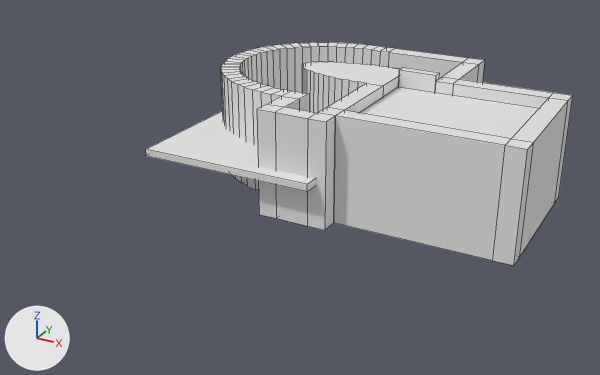
Before and after pictures for a commit that changed the Blender file Assets/LYJ/Meshes/building.blend.
Rendered twice from a 50 mm camera at (92.9, -205.5, 95.3) aimed at (-2.6, -32.0, 8.5). Lighting does not change. The marker at lower left points along +X, +Y and +Z. Mesh edges are drawn as thin lines.

Before the edit, the objects in view are built like this:
```python
me_cube = bpy.data.meshes.new('Cube')
me_cube.from_pydata(...)  # a box spanning x -13.6..28.4, y -27.2..7.8, z 24.5..26.5
me_cube.materials.append(mat_ceiling)  # white #e7e7e7
me_cube_001 = bpy.data.meshes.new('Cube.001')
me_cube_001.from_pydata(...)  # 24 vertices, 16 faces; spans x -53.7..9.5, y -41.4..30.8, z 23.2..42.2
# faces by material slot: [15, 1]
me_cube_001.materials.append(mat_wall)  # white #e7e7e7
me_cube_001.materials.append(mat_ceiling)  # white #e7e7e7
me_cube_002 = bpy.data.meshes.new('Cube.002')
me_cube_002.from_pydata(...)  # 503 vertices, 469 faces; spans x -45.9..54.4, y -3.8..69.5, z 0.7..29.8
me_cube_002.polygons.foreach_set('use_smooth', [True] * 469)
# faces by material slot: [384, 85]
me_cube_002.materials.append(mat_wall)  # white #e7e7e7
me_cube_002.materials.append(mat_wallblack)  # black #000000
ob_floor = bpy.data.objects.new('Floor', me_cube_001)
ob_floor.location = (8.8, 0.0, -10.7)
ob_topfloor = bpy.data.objects.new('TopFloor', me_cube)
ob_topfloor.location = (21.0, 0.0, 0.0)
ob_wall = bpy.data.objects.new('Wall', me_cube_002)
ob_wall.location = (0.0, -33.3, 0.0)
```
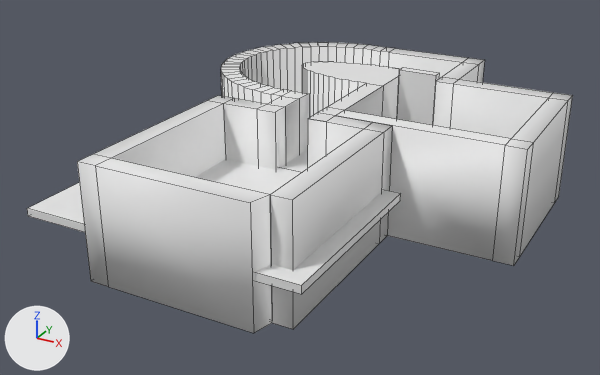
What differs and where, as boxes (x1, y1, x2, y2) in the pictures (600 x 375 px):
'Wall', reshaped (41% wider, 30% taller)
    before: (221, 42, 573, 266)
    after: (77, 42, 573, 333)
'Floor', reshaped (40% wider, 82% taller)
    before: (146, 68, 440, 192)
    after: (27, 68, 440, 294)
'TopFloor', hidden
    before: (360, 87, 539, 138)
part 1 of me_cube_002, built on
    before: (257, 107, 335, 230)
    after: (77, 96, 392, 333)
part 2 of me_cube_001, built on
    before: (146, 111, 316, 192)
    after: (27, 149, 401, 294)

The change in detail:
me_cube_002 is used by ob_wall; location (0.0, -33.3, 0.0).
me_cube_002 had 503 vertices, 469 faces and spanned x -45.9..54.4, y -3.8..69.5, z 0.7..29.8.
me_cube_002 now has 569 vertices, 529 faces and spans x -45.9..54.4, y -51.8..69.5, z 0.7..29.8.
Part 1, on me_cube_002:
11 faces are deleted.
20 vertices are added at x -27.0..16.0, y -51.8..1.2, z 0.7..29.8.
8 new vertices lie (0.0, 0.0, -28.5) away from vertices in x -12.0..7.4, y -3.8..1.2, z 29.7..29.8.
7 new vertices lie (-10.0, 0.0, 0.0) away from vertices in x -12.0, y -3.8..1.2, z 0.7..29.7.
9 new vertices lie (10.0, 0.0, 0.0) away from vertices in x -22.0..7.4, y -3.8..1.2, z 0.7..29.7.
10 new vertices lie (0.0, -43.0, 0.0) away from vertices in x -22.0..17.4, y -3.8, z 0.7..29.7.
6 new vertices lie (-5.0, 0.0, 0.0) away from vertices in x -22.0, y -46.8..1.2, z 0.7..29.7.
6 new vertices lie (5.0, 0.0, 0.0) away from vertices in x 17.4, y -46.8..1.2, z 0.7..29.7.
4 new faces join them, mat_wall (white #e7e7e7).
58 new faces join them, mat_wall (white #e7e7e7), smooth.
9 new faces join them, mat_wallblack (black #000000), smooth.
me_cube_001 is used by ob_floor; location (8.8, 0.0, -10.7).
me_cube_001 had 24 vertices, 16 faces and spanned x -53.7..9.5, y -41.4..30.8, z 23.2..42.2.
me_cube_001 now has 32 vertices, 23 faces and spans x -53.7..17.8, y -84.4..30.8, z 23.2..42.2.
Part 2, on me_cube_001:
1 face is deleted.
4 vertices in x -53.7..-4.2, y -41.4, z 23.2..25.2 move by (0.0, 6.0, 0.0).
8 vertices are added at x -53.7..17.8, y -84.4..-35.4, z 23.2..25.2.
7 new faces join them, mat_wall (white #e7e7e7).
1 new face joins them, mat_ceiling (white #e7e7e7).
Object 'TopFloor' (ob_topfloor) is now hidden.
